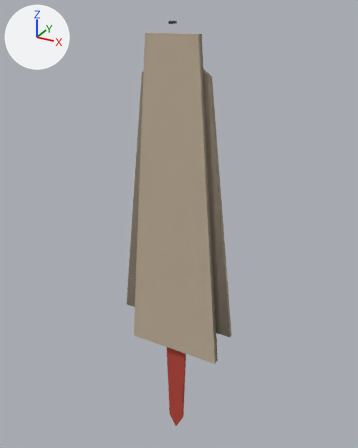
The glTF model assets/models/props/hide_frame.glb as it was, and as the next commit left it.
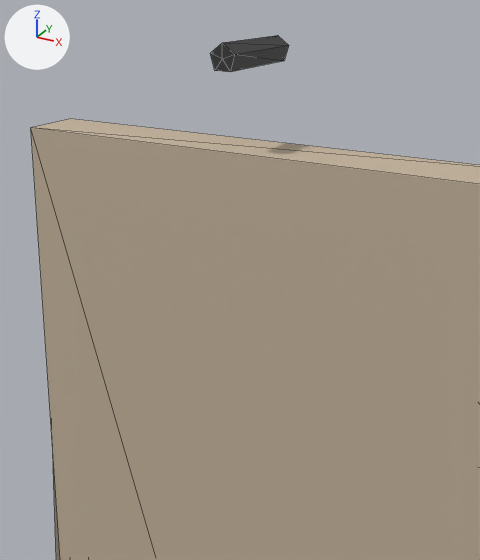
There are two pictures of each version: one whole from a 50 mm lens placed at (0.517, -0.902, 0.429), pointed at (-0.007, 0.052, -0.048), one close up from a 50 mm lens placed at (0.07, -0.12, 0.413), pointed at (0.005, -0.001, 0.353). Lighting does not change. The marker at upper left points along +X, +Y and +Z. The older version's two pictures come first. The close-ups show mesh edges as thin lines. Vertices at exactly the same position are counted once.

The first close-up shows 'static'.
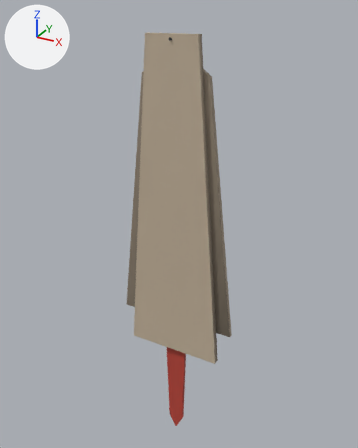
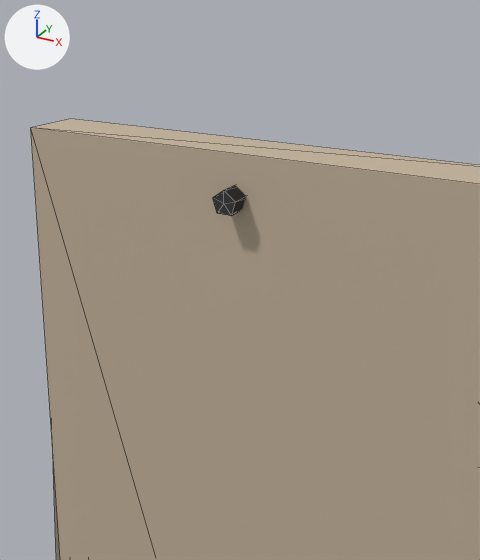
Boxes [x1, y1, x2, y2] around the edits, measured in the close-ups (480 x 560 px; the box of a moved part takes in the faces that stretch with it):
'static', reshaped
    before: [31, 35, 480, 560]
    after: [31, 119, 480, 560]
part 1 of me_static, moved or reshaped
    before: [210, 35, 289, 72]
    after: [213, 185, 246, 216]

What the commit changed:
me_static is used by ob_static; location (0.0, 0.0, 0.0).
me_static had 40 vertices, 64 faces and spanned x -0.15..0.15, y 0.0..0.03, z -0.66..0.403.
me_static now has 40 vertices, 64 faces and spans x -0.15..0.15, y 0.0..0.03, z -0.66..0.38.
me_static part 1: the loose piece of 12 vertices spanning x -0.003..0.003, y 0.0..0.025, z 0.398..0.403 is moved by (0.0, 0.0, -0.03).
